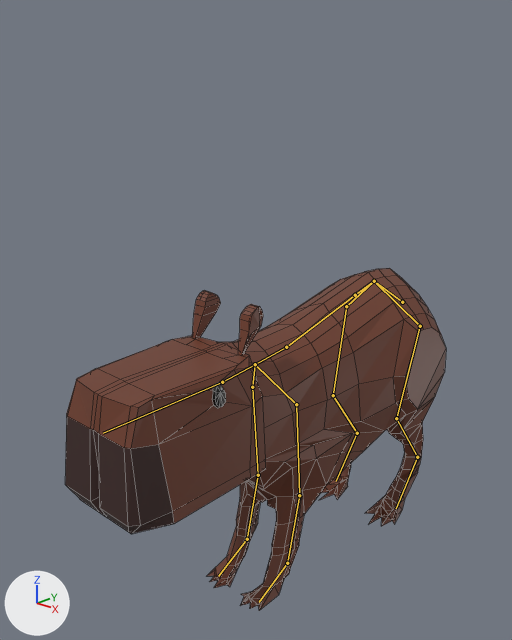
Before and after pictures for a commit that changed the Blender file asset-sources/Capybara.blend.
Both versions are drawn from a 50 mm lens placed at (2.33, -2.21, 2.8), pointed at (-0.15, 0.47, 1.51). Lighting does not change. The marker at lower left points along +X, +Y and +Z. The bones that bend it are drawn over the model as lines. Mesh edges are drawn as thin lines.
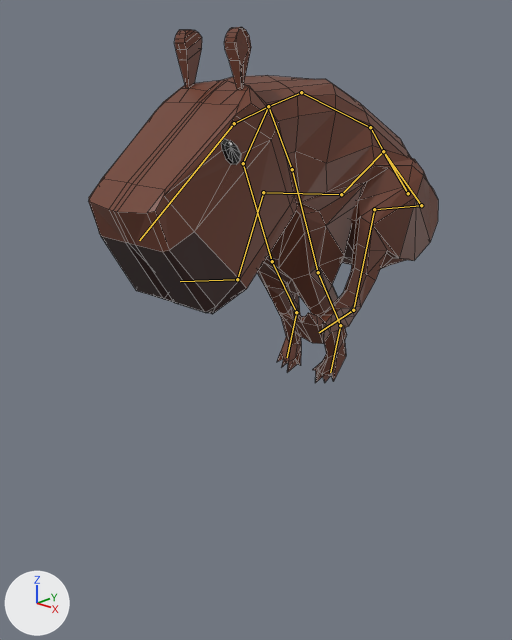
The newer file adds an action. The first version stands in its rest pose; the second is drawn at frame 30 of the action 'Jumping'.

Changed parts and their boxes (x1, y1, x2, y2) in the pictures (512 x 640 px):
'Cube', posed (8% narrower)
    before: (65, 268, 446, 611)
    after: (88, 27, 438, 383)
bone 'Spine', root to tip
    before: (402, 302) to (374, 281)
    after: (408, 193) to (383, 151)
bone 'Spine.001', root to tip
    before: (374, 281) to (355, 295)
    after: (383, 151) to (370, 127)
bone 'Spine.002', root to tip
    before: (355, 295) to (286, 347)
    after: (370, 127) to (301, 92)
bone 'Spine.003', root to tip
    before: (286, 347) to (255, 364)
    after: (301, 92) to (268, 106)
bone 'Spine.004', root to tip
    before: (255, 364) to (222, 382)
    after: (268, 106) to (234, 123)
bone 'Spine.005', root to tip
    before: (222, 382) to (103, 433)
    after: (234, 123) to (139, 240)
bone 'Arm.R', root to tip
    before: (255, 364) to (252, 387)
    after: (268, 106) to (243, 163)
bone 'Arm.R.001', root to tip
    before: (252, 387) to (258, 475)
    after: (243, 163) to (272, 261)
bone 'Arm.R.002', root to tip
    before: (258, 475) to (247, 539)
    after: (272, 261) to (296, 312)
bone 'Arm.L', root to tip
    before: (255, 364) to (296, 404)
    after: (268, 106) to (292, 169)
bone 'Arm.L.001', root to tip
    before: (296, 404) to (299, 495)
    after: (292, 169) to (318, 272)
bone 'Arm.L.002', root to tip
    before: (299, 495) to (287, 563)
    after: (318, 272) to (340, 325)
bone 'BArm.R', root to tip
    before: (374, 281) to (346, 306)
    after: (383, 151) to (341, 194)
bone 'BArm.R.001', root to tip
    before: (346, 306) to (333, 395)
    after: (341, 194) to (263, 192)
bone 'BArm.R.002', root to tip
    before: (333, 395) to (357, 433)
    after: (263, 192) to (237, 279)
bone 'BArm.L', root to tip
    before: (374, 281) to (420, 326)
    after: (383, 151) to (421, 205)
bone 'BArm.L.001', root to tip
    before: (420, 326) to (396, 418)
    after: (421, 205) to (374, 209)
bone 'BArm.L.002', root to tip
    before: (396, 418) to (417, 457)
    after: (374, 209) to (353, 310)
bone 'BArm.L.003', root to tip
    before: (417, 457) to (396, 508)
    after: (353, 310) to (319, 332)

The change in detail:
Bone 'Spine' (bone_spine) moves from (0.0, 0.0, 0.0) to (0.0, 0.96, -1.43).
Bone 'Spine' (bone_spine) turns from (0, 0, 0) to (-10, 0, 0) degrees about its own x, y and z.
Bone 'Spine.001' (bone_spine_001) turns from (0, 0, 0) to (-47, 0, 0) degrees about its own x, y and z.
Bone 'Spine.002' (bone_spine_002) turns from (0, 0, 0) to (26, 0, 0) degrees about its own x, y and z.
Bone 'Spine.003' (bone_spine_003) turns from (0, 0, 0) to (38, 0, 0) degrees about its own x, y and z.
Bone 'Spine.004' (bone_spine_004) turns from (0, 0, 0) to (4, 0, 0) degrees about its own x, y and z.
Bone 'Spine.005' (bone_spine_005) turns from (0, 0, 0) to (26, 0, 0) degrees about its own x, y and z.
Bone 'Arm.R' (bone_arm_r) turns from (0, 0, 0) to (-38, 20, -7) degrees about its own x, y and z.
Bone 'Arm.R.001' (bone_arm_r_001) turns from (0, 0, 0) to (53, 0, 0) degrees about its own x, y and z.
Bone 'Arm.R.002' (bone_arm_r_002) turns from (0, 0, 0) to (28, 0, 0) degrees about its own x, y and z.
Bone 'Arm.L' (bone_arm_l) turns from (0, 0, 0) to (-39, -20, 7) degrees about its own x, y and z.
Bone 'Arm.L.001' (bone_arm_l_001) turns from (0, 0, 0) to (54, 0, 0) degrees about its own x, y and z.
Bone 'Arm.L.002' (bone_arm_l_002) turns from (0, 0, 0) to (28, 0, 0) degrees about its own x, y and z.
Bone 'BArm.R' (bone_barm_r) turns from (0, 0, 0) to (-12, 11, -1) degrees about its own x, y and z.
Bone 'BArm.R.001' (bone_barm_r_001) turns from (0, 0, 0) to (-56, 10, 8) degrees about its own x, y and z.
Bone 'BArm.R.002' (bone_barm_r_002) turns from (0, 0, 0) to (23, 0, 0) degrees about its own x, y and z.
Bone 'BArm.L' (bone_barm_l) turns from (0, 0, 0) to (-10, -10, 1) degrees about its own x, y and z.
Bone 'BArm.L.001' (bone_barm_l_001) turns from (0, 0, 0) to (-58, -6, -7) degrees about its own x, y and z.
Bone 'BArm.L.002' (bone_barm_l_002) turns from (0, 0, 0) to (25, 0, 0) degrees about its own x, y and z.
Bone 'BArm.L.003' (bone_barm_l_003) turns from (0, 0, 0) to (6, 1, 0) degrees about its own x, y and z.
